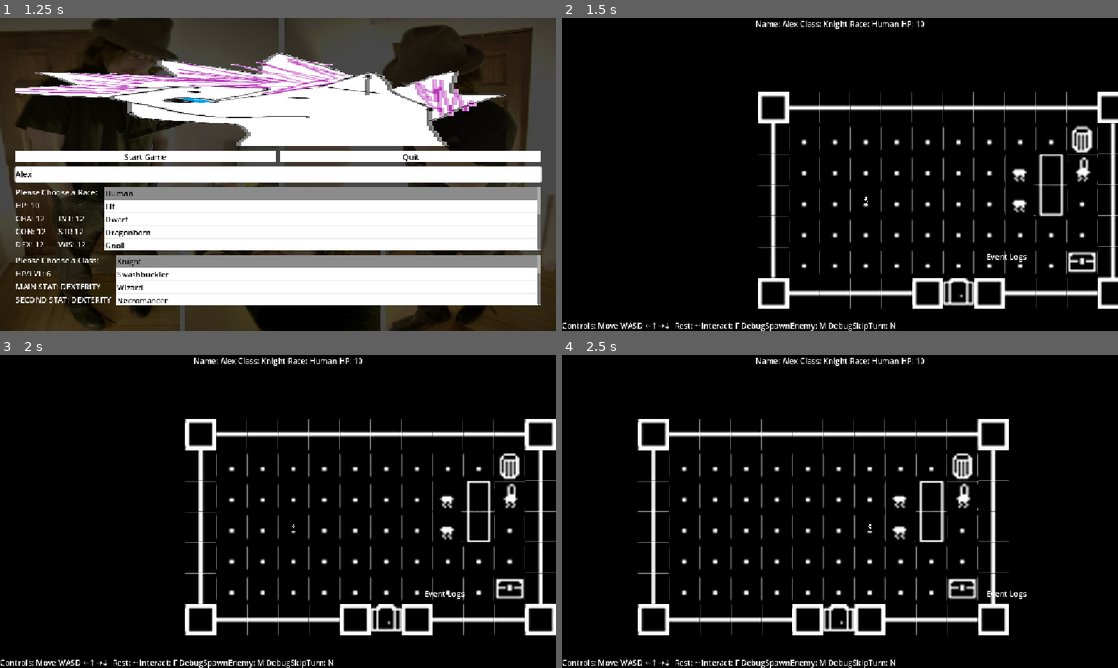
Above: before the commit, frames 1-4 (two rows, left to right).
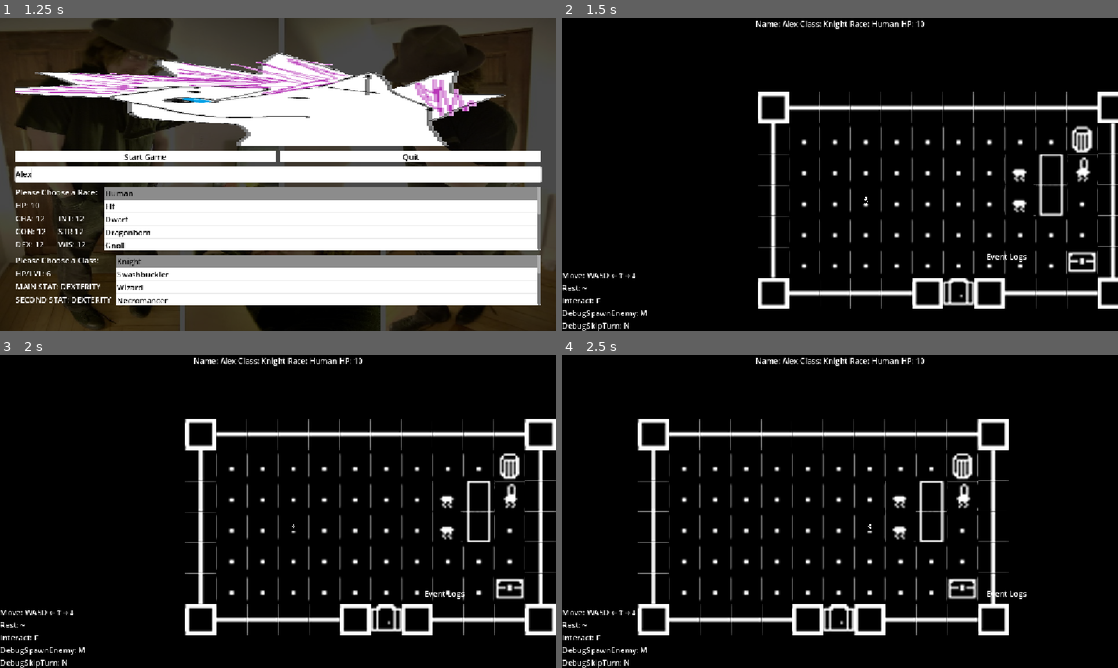
Above: after the commit, the same moments.

Repository: JohnScuzzman/Gnoll-Pointer-Godot-Game
Game: Godot game, scene res://level/main_menu.tscn
Same seed, same stepped clock (60 frames per second), same inputs: the game is played once before the commit and once after it.
Inputs (mouse positions are in pixels of both pictures, inside the frame that each line leads up to):
- Up to frame 1 (1.25 s): click (278, 174) at 0.52 s; type "Alex" at 0.6 s
- Up to frame 2 (1.5 s): click "Start Game" at 1.25 s
- Up to frame 3 (2 s): no input
- Up to frame 4 (2.5 s): hold D (right) from 2.03 s (still down); hold F (interact) from 2.03 s (still down)

Frame 1 is identical in both runs. In frame 2, 1.0% of the frame differs, in the area x 0-60%, y 81-100%; in frame 3, 1.0%; in frame 4, 1.0%.

Commit message:
Put the controls on different lines

Diff:
--- a/user_interface/user_interface.tscn
+++ b/user_interface/user_interface.tscn
@@ -16,10 +16,14 @@
 anchors_preset = 2
 anchor_top = 1.0
 anchor_bottom = 1.0
-offset_top = -23.0
-offset_right = 40.0
+offset_top = -101.0
+offset_right = 403.0
 grow_vertical = 0
-text = "Controls: Move WASD ←↑→↓  Rest: ~ Interact: F DebugSpawnEnemy: M DebugSkipTurn: N"
+text = "Move: WASD ←↑→↓
+Rest: ~
+Interact: F
+DebugSpawnEnemy: M
+DebugSkipTurn: N"
 
 [node name="EventBoxContainer" type="VBoxContainer" parent="." unique_id=1686678449]
 anchors_preset = 3
